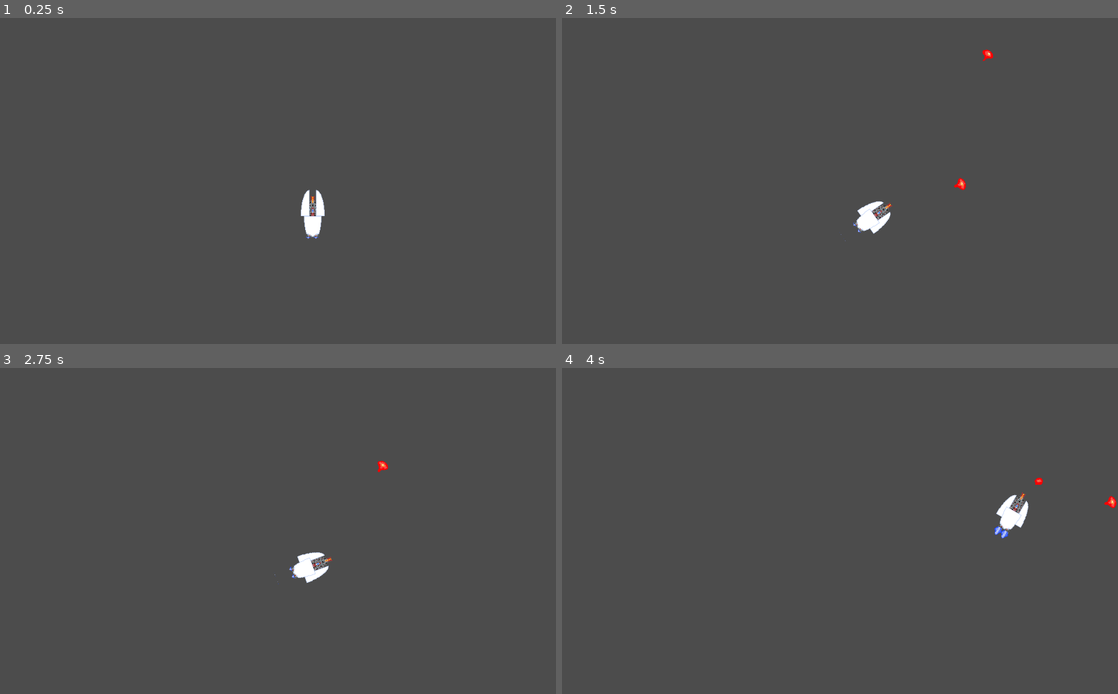
Above: before the commit, frames 1-4 (two rows, left to right).
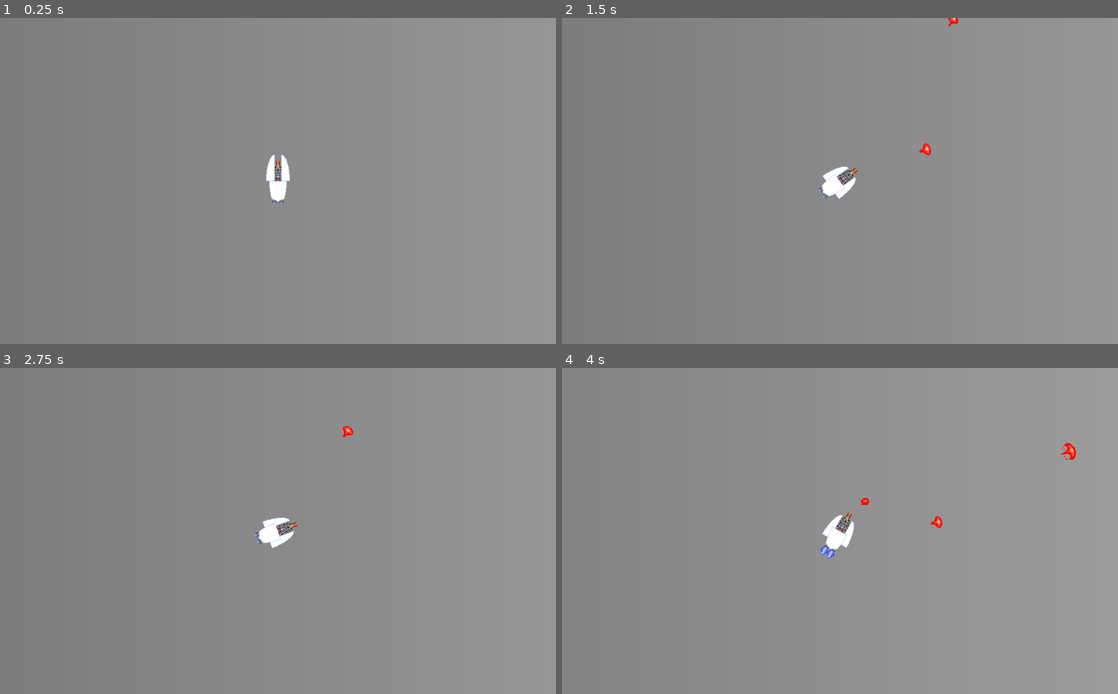
Above: after the commit, the same moments.

Repository: gfierro86/godotGame
Game: Godot game, scene res://MainScene2d.tscn
Same seed, same stepped clock (60 frames per second), same inputs: the game is played once before the commit and once after it.
Inputs:
- Up to frame 1 (0.25 s): no input
- Up to frame 2 (1.5 s): hold Right (ui_right) 0.53-1.28 s; hold Space (fire) 0.53-1.28 s; hold Left (ui_left) from 1.28 s (still down); tap Space (fire) at 1.35 s
- Up to frame 3 (2.75 s): release Left (ui_left) at 2.03 s; hold Right (ui_right) from 2.03 s (still down); hold Space (fire) from 2.03 s (still down)
- Up to frame 4 (4 s): release Right (ui_right) at 2.78 s; release Space (fire) at 2.78 s; hold Up (ui_up) 2.78-3.53 s; tap Space (fire) at 2.85 s; hold Left (ui_left) from 3.53 s (still down); hold Space (fire) from 3.53 s (still down)

The runs differ from the first frame. In frame 1, 100% of the frame differs, in the area x 0-100%, y 0-100%; in frame 2, 100%; in frame 3, 100%; in frame 4, 100%.

Commit message:
change to ship and fireball gameplay

Diff:
--- a/MainScene2d.tscn
+++ b/MainScene2d.tscn
@@ -13,9 +13,27 @@
 
 "
 
+[sub_resource type="Gradient" id=2]
+
+[sub_resource type="GradientTexture" id=3]
+gradient = SubResource( 2 )
+width = 2046
+
 [node name="MainScene2d" type="Node2D"]
-position = Vector2( 128, 128 )
+position = Vector2( 59, 63 )
 script = SubResource( 1 )
+
+[node name="TextureRect" type="TextureRect" parent="."]
+margin_left = -5120.0
+margin_top = -5120.0
+margin_right = 5120.0
+margin_bottom = 5120.0
+texture = SubResource( 3 )
+expand = true
+stretch_mode = 1
+__meta__ = {
+"_edit_use_anchors_": false
+}
 
 [node name="ShipScene" parent="." instance=ExtResource( 1 )]
 position = Vector2( 448, 236 )
--- a/ShipScene.tscn
+++ b/ShipScene.tscn
@@ -76,10 +76,13 @@
 position = Vector2( 0, -40 )
 
 [node name="CollisionShape2D" type="CollisionShape2D" parent="Ship"]
-shape = SubResource( 4 )
+shape = SubResource( 5 )
 
 [node name="EngineLeft" parent="Ship" instance=ExtResource( 1 )]
-position = Vector2( -8, 55 )
+position = Vector2( -7, 55 )
 
 [node name="EngineRight" parent="Ship" instance=ExtResource( 1 )]
 position = Vector2( 6, 55 )
+
+[node name="Camera2D" type="Camera2D" parent="Ship"]
+current = true
Not shown: 1 places in MainScene2d.tscn that only renumber resources
Not shown: 4 places in ShipScene.tscn that only renumber resources
